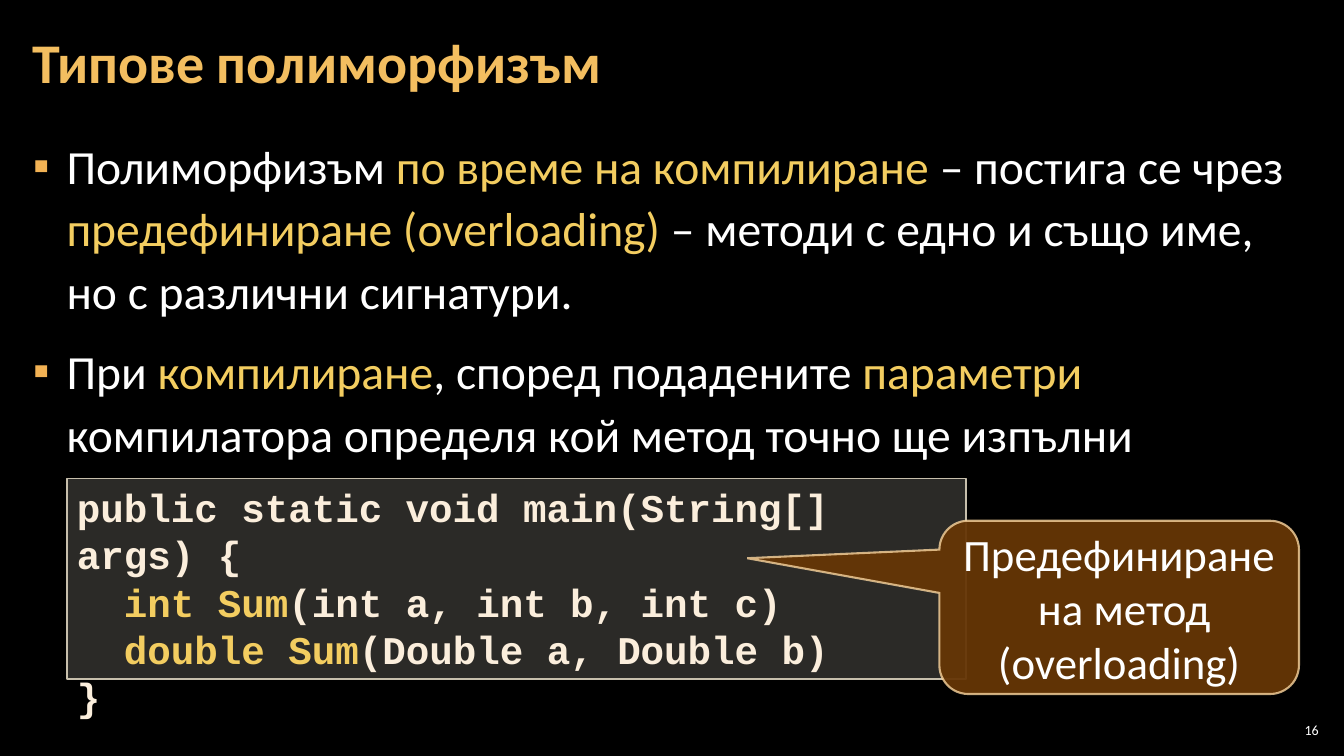
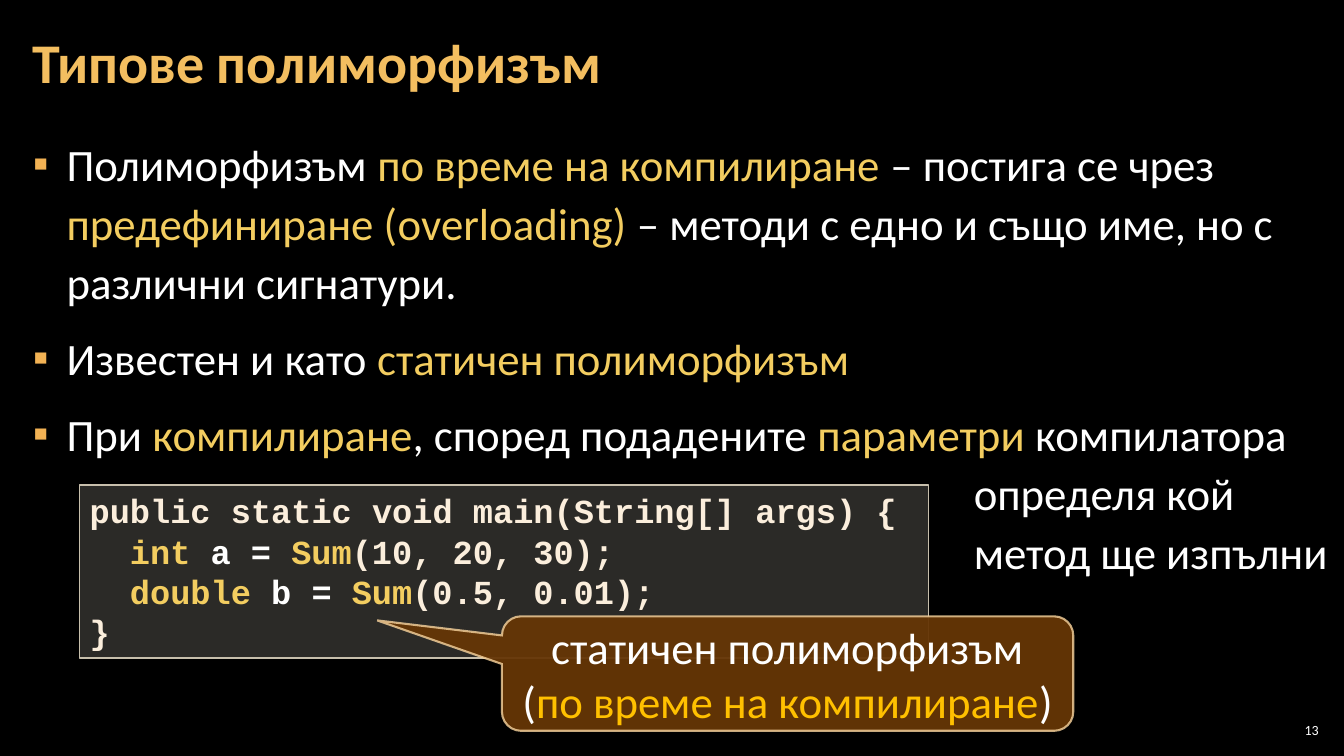
Before and after one commit to BG-IT-Edu/Free-Content, a slide deck: slide 13 of dmanolov/Информатика 11 клас, ПП (C#)/М1.Обектно-ориентирано проектиране и програмиране/06.Полиморфизъм/06.Полиморфизъм.pptx (slide 16 before the commit). Drawn at 1344x756 pixels with LibreOffice and Linux fonts; fonts in the diff are those of the drawing; background and template pictures are left out. Boxes give left, top, right and bottom in pixels: in the first picture for what was removed or moved away, otherwise in the second. Text is boxed around its words. In the diff, an @@ line names an element or a change of style, - is before the commit and + after.

```diff
--- a/dmanolov/Информатика 11 клас, ПП (C#)/М1.Обектно-ориентирано проектиране и програмиране/06.Полиморфизъм/06.Полиморфизъм.pptx
+++ b/dmanolov/Информатика 11 клас, ПП (C#)/М1.Обектно-ориентирано проектиране и програмиране/06.Полиморфизъм/06.Полиморфизъм.pptx
@@ text at bbox=[67, 150, 1273, 307]: size 34 to 32 pt in "Полиморфизъм по време на компилиране – постига ..." @@
@@ text at bbox=[67, 344, 1327, 577]: text changed; size 34 to 32 pt @@
-▪ При компилиране, според подадените параметри компилатора определя кой метод точно ще изпълни
+▪ Известен и като статичен полиморфизъм
+▪ При компилиране, според подадените параметри компилатора
+  определя кой
+  метод ще изпълни
@@ rectangle "public static void main(String[] args) ...": place and size @@
-rectangle "public static void main(String[] args) ..." at bbox=[67, 479, 966, 680]
+rectangle "public static void main(String[] args) ..." at bbox=[80, 485, 929, 658]
@@ text in rectangle at bbox=[90, 499, 856, 530]: size 28 to 24 pt in "public static void main(String[] args) {", "}" @@
@@ text in rectangle at bbox=[130, 539, 654, 611]: text changed; size 28 to 24 pt @@
-int Sum(int a, int b, int c)
-double Sum(Double a, Double b)
+int a = Sum(10, 20, 30);
+double b = Sum(0.5, 0.01);
@@ rounded speech box "статичен полиморфизъм": place and size @@
-rounded speech box "статичен полиморфизъм" at bbox=[940, 521, 1300, 695]
+rounded speech box "статичен полиморфизъм" at bbox=[502, 616, 1074, 731]
@@ rounded speech box "статичен полиморфизъм" at bbox=[502, 616, 1074, 731]: proportions changed @@
@@ text in rounded speech box at bbox=[522, 633, 1052, 730]: text changed @@
-Предефиниране
-на метод
-(overloading)
+статичен полиморфизъм
+(по време на компилиране)
@@ page number at bbox=[1305, 726, 1319, 735]: text changed @@
-16
+13
```
Also in this commit, not shown: 9 other slides changed, 2 slides added, 6 slides removed, 1 other file.
